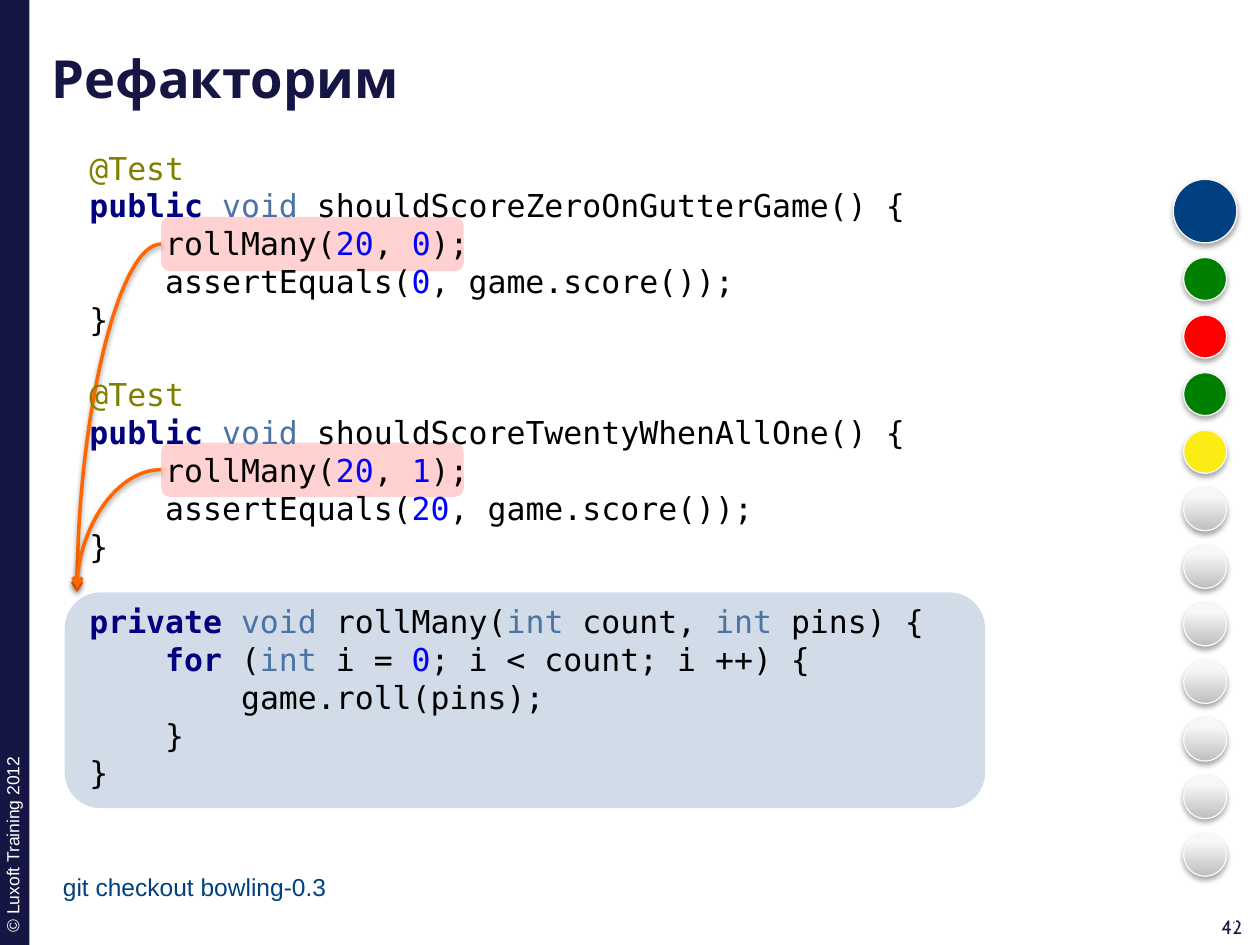
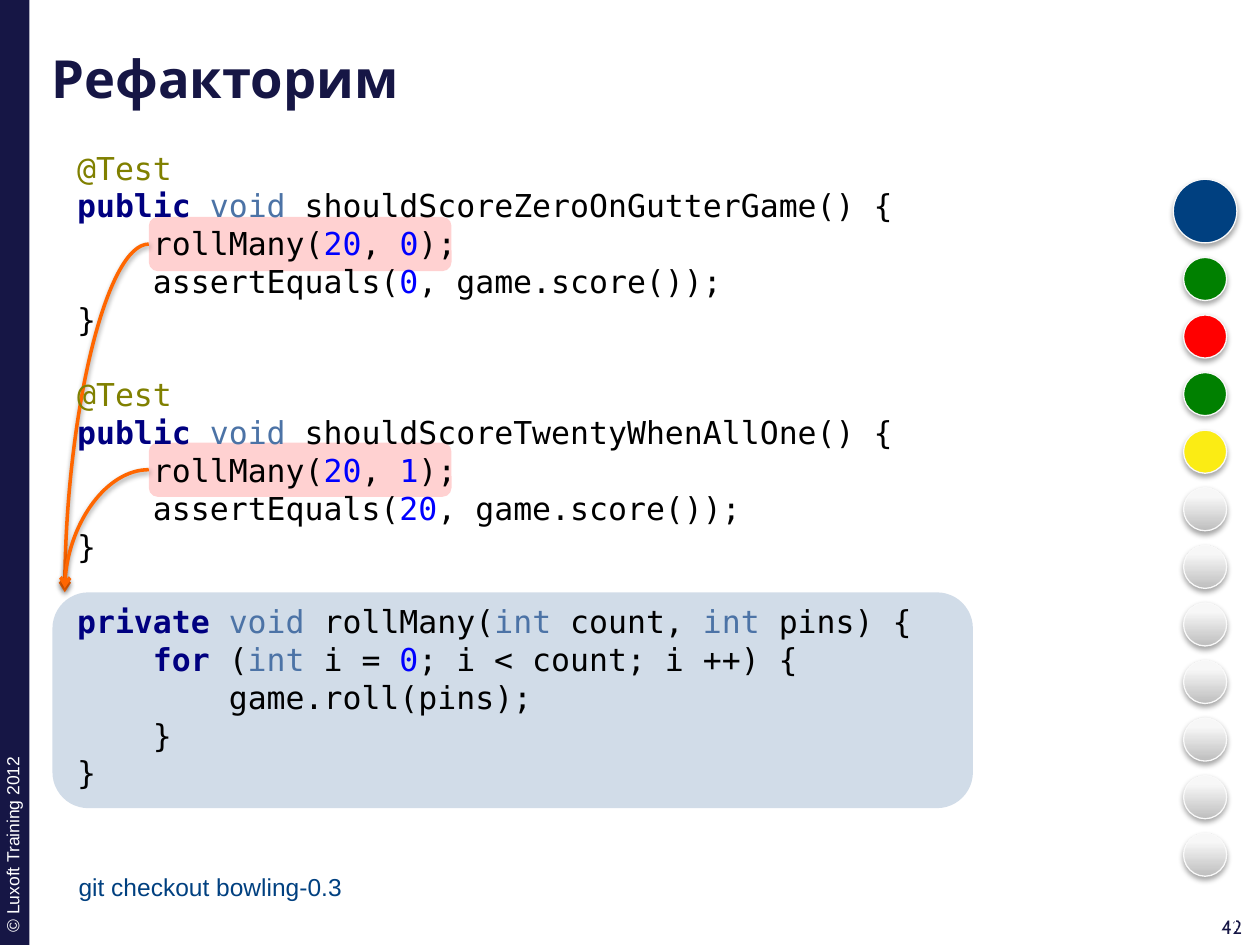
Before and after one commit to ivan-dyachenko/Trainings, a slide deck: slide 42 of Test Driven Development/materials/pptx/1. TDD-Introduction.pptx. Drawn at 1260x945 pixels with LibreOffice and Linux fonts; fonts in the diff are those of the drawing; background and template pictures are left out. Boxes give left, top, right and bottom in pixels: in the first picture for what was removed or moved away, otherwise in the second. Text is boxed around its words. In the diff, an @@ line names an element or a change of style, - is before the commit and + after.

```diff
--- a/Test Driven Development/materials/pptx/1. TDD-Introduction.pptx
+++ b/Test Driven Development/materials/pptx/1. TDD-Introduction.pptx
@@ 3 rounded rectangles: place and size @@
-3 rounded rectangles at (64, 217, 985, 808)
+3 rounded rectangles at (53, 217, 974, 808)
@@ 2 curved arrows, 1 text: place and size @@
-2 curved arrows, 1 text at (77, 157, 886, 716)
+2 curved arrows, 1 text at (64, 157, 874, 716)
@@ rectangle "git checkout bowling-0.3": place and size @@
-rectangle "git checkout bowling-0.3" at (50, 866, 341, 908)
+rectangle "git checkout bowling-0.3" at (66, 866, 357, 908)
```
Also in this commit, not shown: 22 other slides changed, 7 other files.
